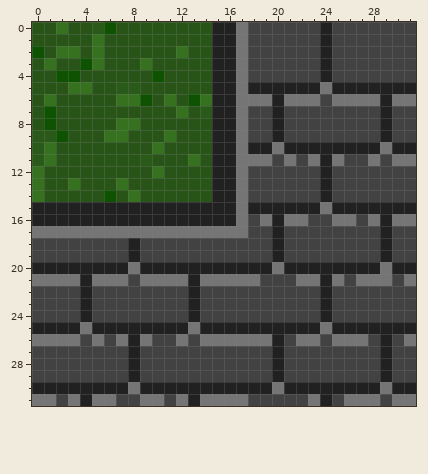
One commit to this pixel-art sprite: Silentium/Assets/Visuals/Tiles/Grass_pavconnecsmallt_lt.png. Above, as it was before the edit.
The file is 32x32 pixels. Colours within 5 levels of each other are drawn and written as one.
And afterwards:
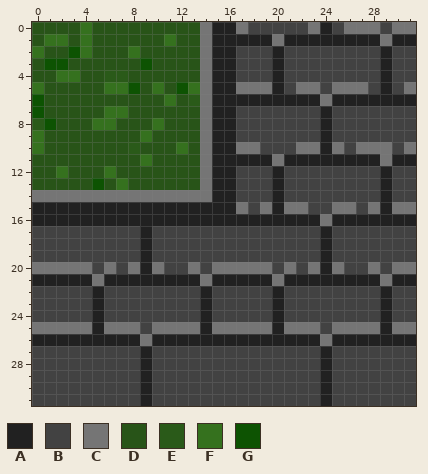
Palette (. is transparent): A #212121  B #424242  C #757575  D #285418  E #2a5a19  F #35711e  G #0d5302
Edits made:
Changed rows in their new state; - is an unchanged pixel.
first column x 0:
 0 --D-FDD-------C--------C--CCC-CC
 1 -FF-FD-----F--C--AAACAAA-AAAACAA
 2 F-DGFD--F---D-C--B--A---B----A--
 3 -GG-DD---G----C--B--A---B----A--
 4 --FF--EE--D---C--B--A---B----A--
 5 F--DD-FFG-F-GFC---CC-BCCBCCCB-BC
 6 GD-----DDD---EC--AAA-AAACAAAA-AA
 7 GD----FF----D-C--B--B---A----B--
 8 E----FFDD-F---C--B--B---A----B--
 9 FDD---DD-F-D--C--B--B---A----B--
10 FD------E-D-F-C---CBBBCC-CBCC-BC
11 DD-------F---DC--AAACAAA-AAAACAA
12 D-F---F---D---C--B--A---B----A--
13 D--D-G--------C--B--A---B----A--
14 CCCCCCCCCCCCCCC--B--A---B----A--
15 ------------------BC-CCBBCCBC-CC
16 -----------------AAA-AAACAAAA-AA
17 BBBBBBBBBABBBBBBBB--B---A----B--
18 --------BA----------B---A----B--
19 --------BA----------B---A----B--
20 CCCCCBCB--CBBCBCCCCCBCBC-CBBCBCC
21 AAAA--AAAAAAA--AAAAACAAA-AAAA-AA
22 ----BA-------BA-----A---B----A--
23 ----BA-------BA-----A---B----A--
24 ----BA-------BA-----A---B----A--
25 CCCC--CCCBCCC--CCCCC-CCCBCCCC-CC
26 AAAAAAAA--AAAAAAAAAA-AAACAAAA-AA
27 --------BA----------B---A----B--
28 --------BA----------B---A----B--
29 --------BA----------B---A----B--
30 BBBBBBBBB-BBBBBBBBBBBBBB-BBBBBBB
31 BB-BBBB--AB-BBBBBB-----B--BBB-BB
Changed places in both pictures, as pixel boxes (x1, y1, x2, y2):
changed: (32, 22, 416, 406)
